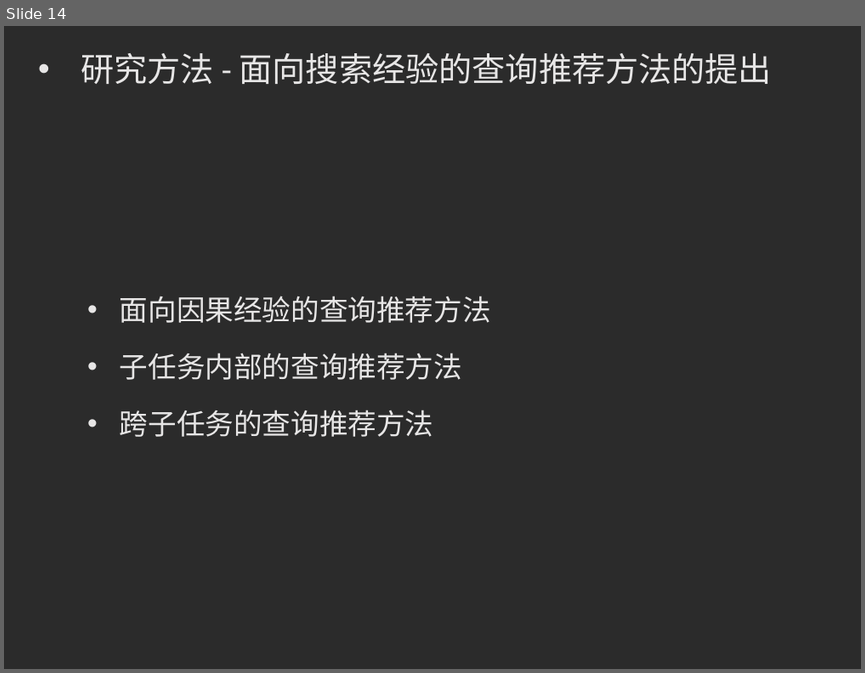
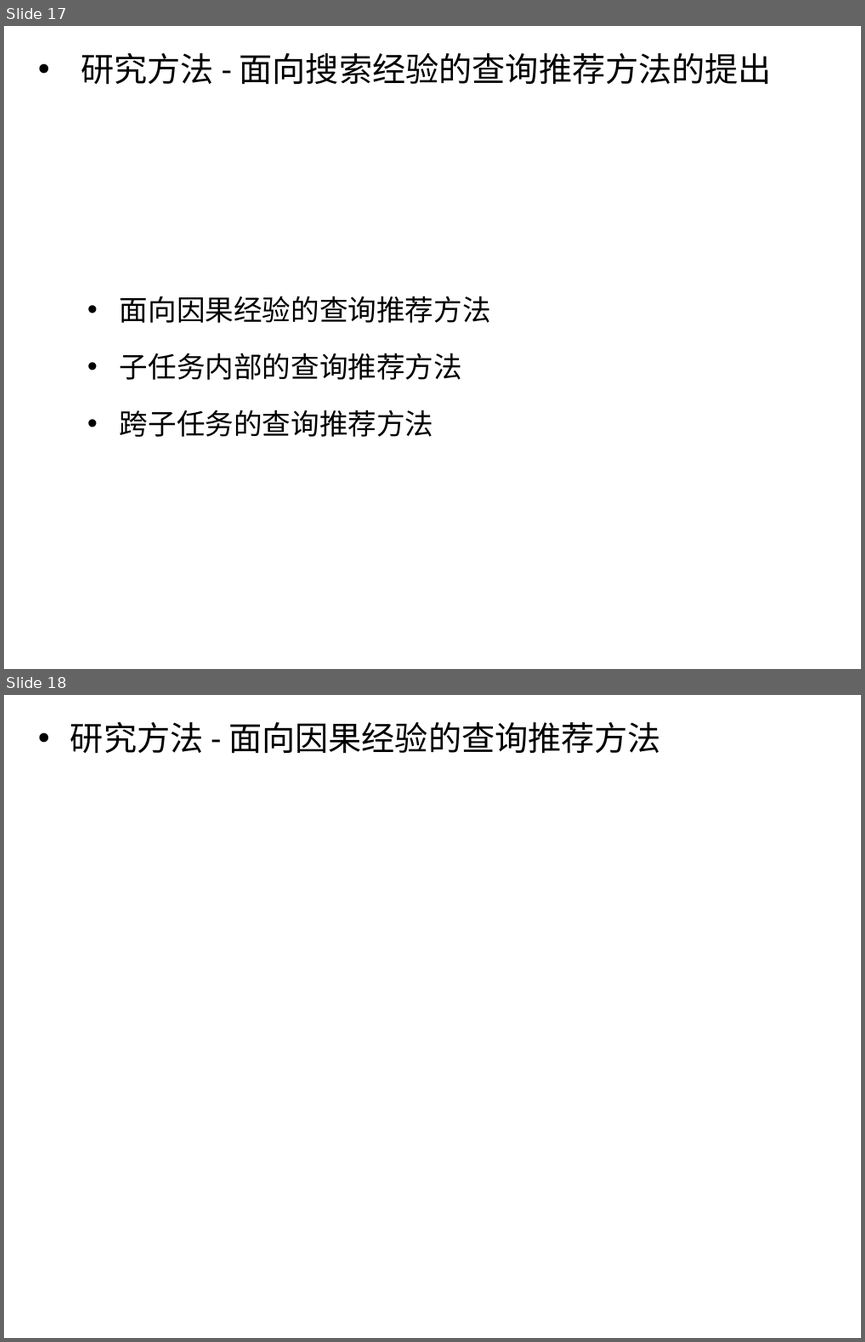
Before and after one commit to luxurymask/recommendation, a slide deck: phase5/答辩ppt.pptx. Shown one above the other, each under a label of ours: slide 14 before the commit, slides 17 and 18 after it. The pictures are 865x673 and 865x1342 pixels, drawn with LibreOffice and Linux fonts; fonts in the diff are those of the drawing; background and template pictures are left out; a plain dark background stands for a picture behind light text. Boxes give left, top, right and bottom in pixels: in the first picture for what was removed or moved away, otherwise in the second. Text is boxed around its words. In the diff, an @@ line names an element or a change of style, - is before the commit and + after.

Commit message:
因果经验提取算法

```diff
--- a/phase5/答辩ppt.pptx
+++ b/phase5/答辩ppt.pptx
@@ slide 18 added at (4, 695, 861, 1338), background #FFFFFF @@
@@ text added at (70, 722, 661, 753), 28 pt, text #000000 @@
+• 研究方法 - 面向因果经验的查询推荐方法
@@ what was slide 14 is now slide 17 @@
@@ slide 17 changed as well @@
@@ background picture (left out) to #FFFFFF @@
@@ text colour #E7E6E6 to #000000 in 4 elements at (81, 53, 772, 84), (120, 295, 491, 323), (120, 352, 462, 380), (120, 409, 434, 437) @@
```
Also in this commit, not shown: 14 other slides changed, 6 other slides added.
